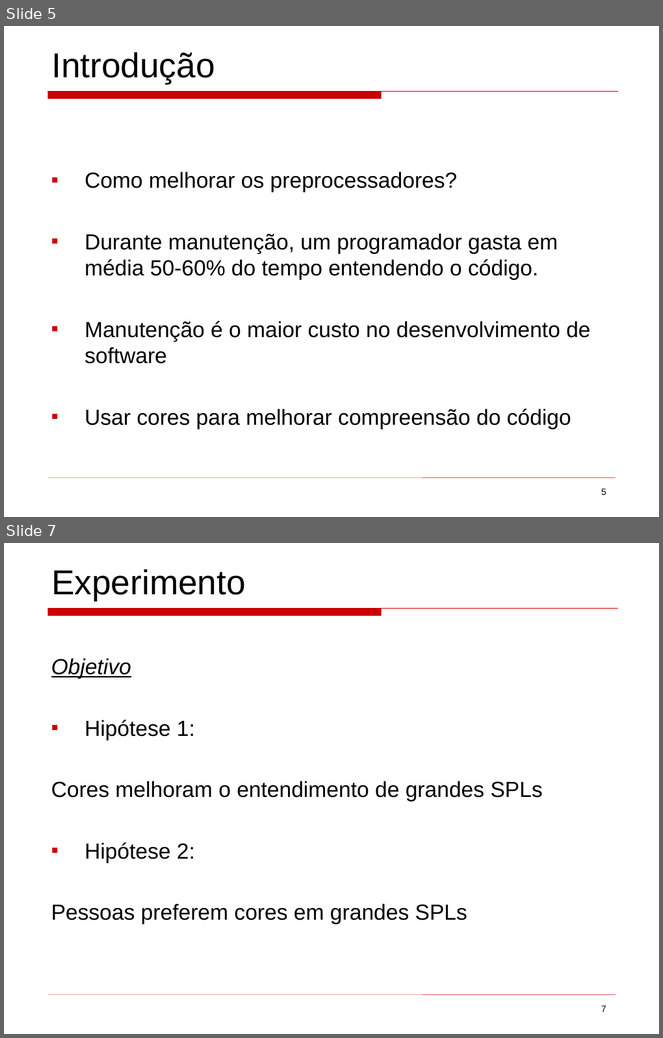
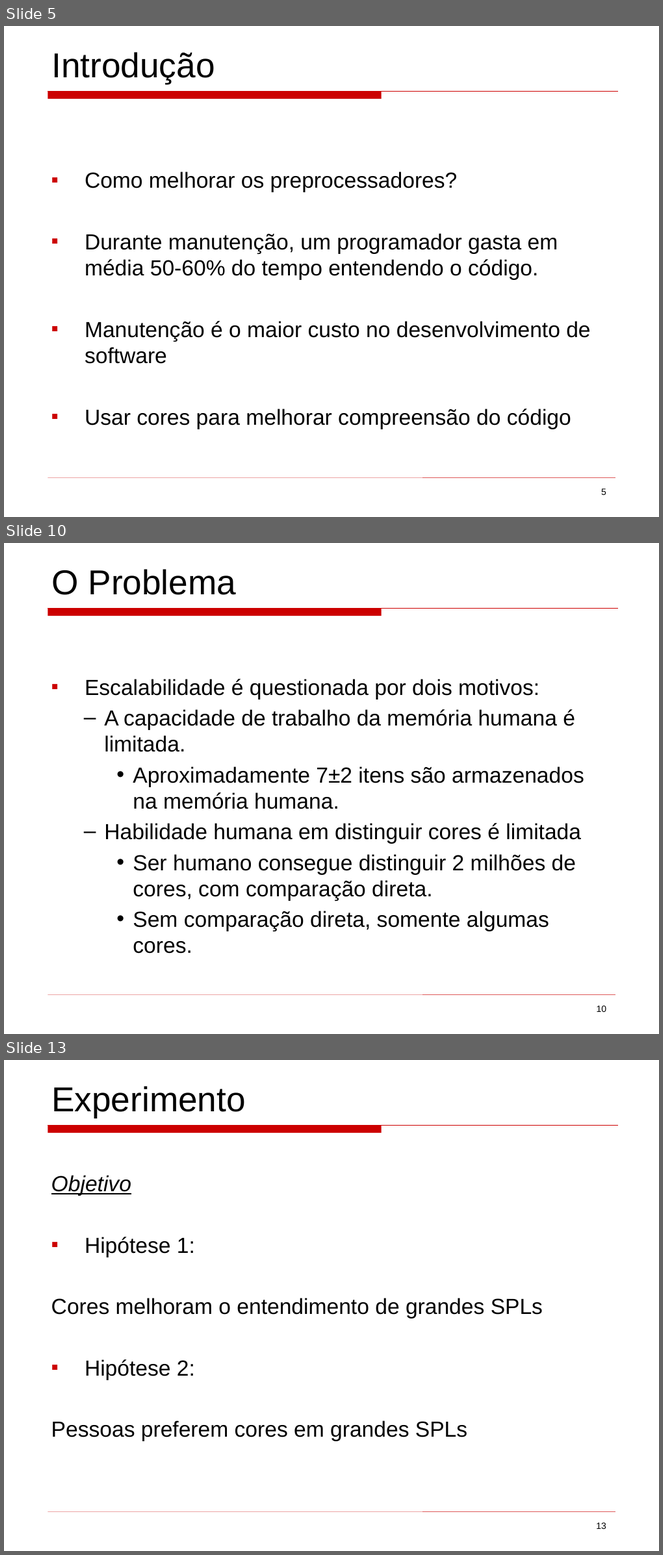
Before and after one commit to mateus51/TPs, a slide deck: ArqSoft/Seminários/background_colors_program_comprehension.ppt. Shown one above the other, each under a label of ours: slides 5 and 7 before the commit, slides 5, 10 and 13 after it; the slides between them are not shown. The pictures are 663x1038 and 663x1555 pixels, drawn with LibreOffice and Linux fonts; fonts in the diff are those of the drawing. Boxes give left, top, right and bottom in pixels: in the first picture for what was removed or moved away, otherwise in the second. Text is boxed around its words. In the diff, an @@ line names an element or a change of style, - is before the commit and + after.

```diff
--- a/ArqSoft/Seminários/background_colors_program_comprehension.ppt
+++ b/ArqSoft/Seminários/background_colors_program_comprehension.ppt
@@ slide 10 added at [4, 543, 659, 1034], background #FFFFFF; not listed: 2 template elements that a slide beside it also shows @@
@@ text added at [51, 569, 237, 595], 38 pt, text #000000 @@
+O Problema
@@ text added at [85, 679, 584, 954], 24 pt, text #000000 @@
+▪ Escalabilidade é questionada por dois motivos:
+  – A capacidade de trabalho da memória humana é limitada.
+    • Aproximadamente 7±2 itens são armazenados na memória humana.
+  – Habilidade humana em distinguir cores é limitada
+    • Ser humano consegue distinguir 2 milhões de cores, com comparação direta.
+    • Sem comparação direta, somente algumas cores.
@@ page number added at [597, 1006, 607, 1012], 10 pt, text #000000 @@
+10
@@ what was slide 7 is now slide 13 @@
@@ page number at [596, 1523, 607, 1529]: text changed @@
-7
+13
```
Also in this commit, not shown: 2 slides changed, 7 other slides added, 26 slides removed.
